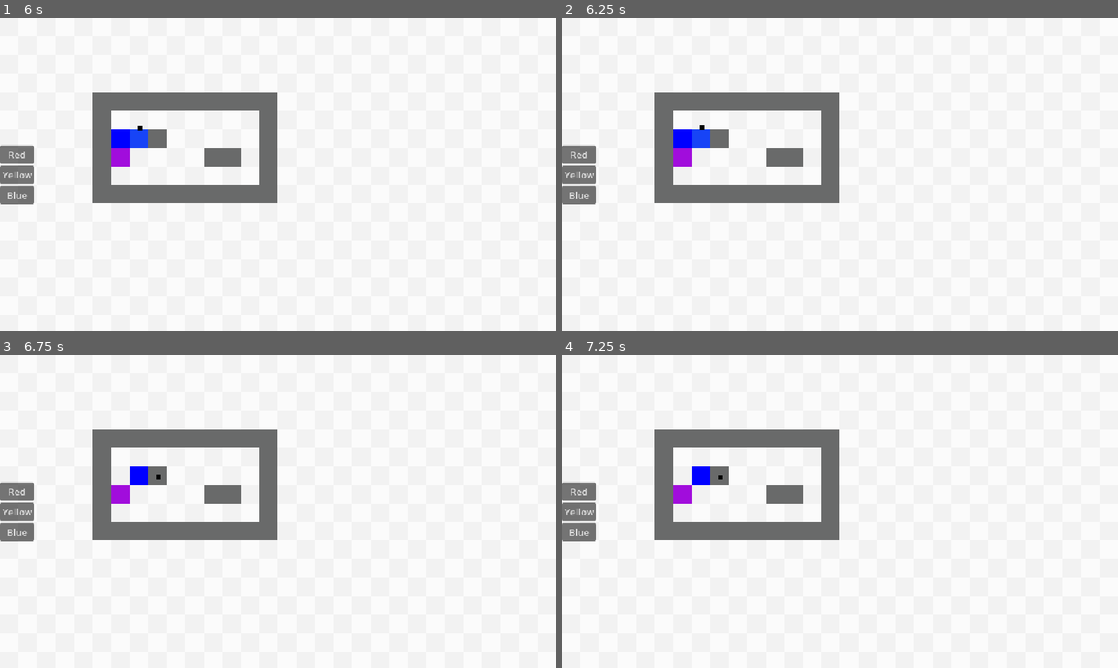
Above: before the commit, frames 1-4 (two rows, left to right).
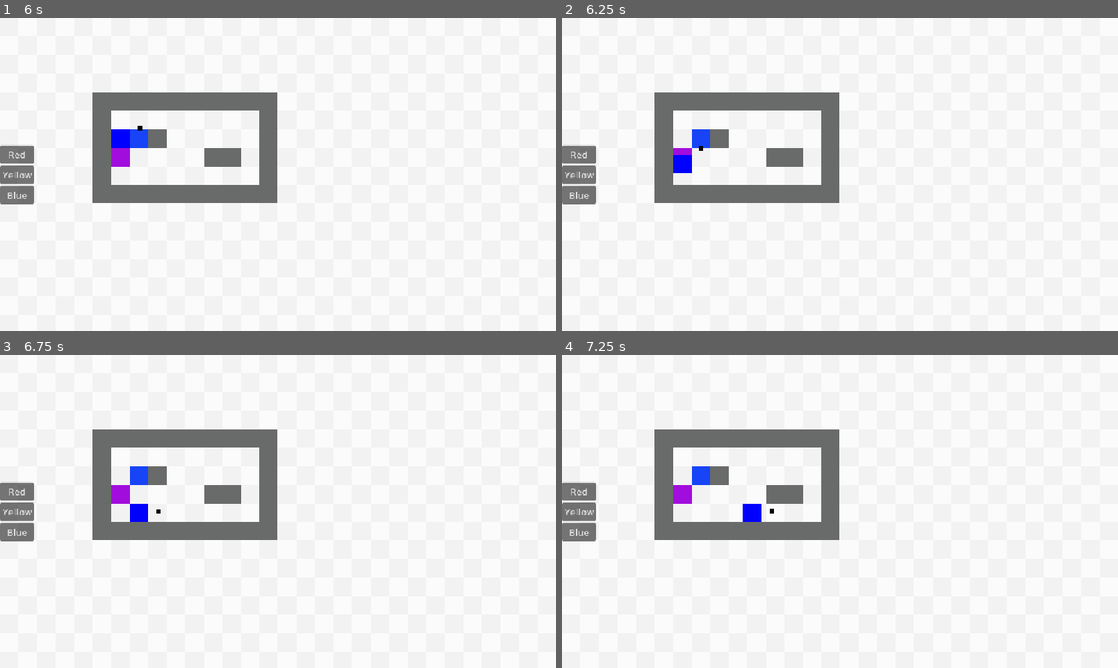
Above: after the commit, the same moments.

Repository: btoosey/Godot-Wild-Jam-99
Game: Godot game, scene res://scenes/main/main.tscn
Same seed, same stepped clock (60 frames per second), same inputs: the game is played once before the commit and once after it.
Inputs (mouse positions are in pixels of both pictures, inside the frame that each line leads up to):
- Up to frame 1 (6 s): click "Red" at 0.5 s; click "Yellow" at 1.25 s; click "Blue" at 2 s; tap Enter at 2.75, 4.25, 5.75 s; move the mouse to (250, 237) at 2.77 s; press the mouse at (250, 237) at 2.78 s; hold W (player_up) 2.78-4.28 s; tap Space (toggle_combine) at 3.5, 5, 5.1 s; move the mouse to (444, 221) at 3.52 s; release the mouse at (444, 221) at 3.53 s; right-click (444, 221) at 3.6 s; click (444, 221) at 3.8 s; move the mouse to (111, 127) at 4.27 s; press the mouse at (111, 127) at 4.28 s; hold A (player_left) 4.28-5.78 s; move the mouse to (305, 174) at 5.02 s; release the mouse at (305, 174) at 5.03 s; click (305, 174) at 5.3 s; move the mouse to (194, 96) at 5.77 s; hold S (player_down) from 5.78 s (still down); hold Q (undo) from 5.78 s (still down)
- Up to frame 2 (6.25 s): keep holding S (player_down); keep holding Q (undo); click (756, 96) at 6.05 s
- Up to frame 3 (6.75 s): move the mouse to (400, 495) at 6.52 s; release S (player_down) at 6.53 s; release Q (undo) at 6.53 s; hold D (player_right) from 6.53 s (still down); click (400, 495) at 6.6 s
- Up to frame 4 (7.25 s): keep holding D (player_right)

Frame 1 is identical in both runs. In frame 2, 0.4% of the frame differs, in the area x 20-26%, y 34-50%; in frame 3, 0.4%; in frame 4, 0.4%.

Commit message:
FIX: player z_index and can walk on paint

Diff:
--- a/scenes/main/main.tscn
+++ b/scenes/main/main.tscn
@@ -91,12 +91,12 @@
 metadata/_edit_lock_ = true
 
 [node name="Player" parent="." unique_id=1106888986 instance=ExtResource("3_yyfjg")]
+z_index = 2
 position = Vector2(208, 208)
 
-[node name="GridMover" parent="Player" index="2" unique_id=1246385282 node_paths=PackedStringArray("ground", "walls", "paint")]
+[node name="GridMover" parent="Player" index="2" unique_id=1246385282 node_paths=PackedStringArray("ground", "walls")]
 ground = NodePath("../../Tilemaps/Ground")
 walls = NodePath("../../Tilemaps/Walls")
-paint = NodePath("../../Tilemaps/PaintRed")
 
 [node name="Paintbrush" parent="." unique_id=677155198 node_paths=PackedStringArray("player") instance=ExtResource("11_ouso4")]
 z_index = 2
--- a/scripts/components/player/grid_mover.gd
+++ b/scripts/components/player/grid_mover.gd
@@ -8,7 +8,6 @@
 @export var player: CharacterBody2D
 @export var ground: TileMapLayer
 @export var walls: TileMapLayer
-@export var paint: TileMapLayer
 
 @onready var movement_marker: Marker2D = $MovementMarker
 
@@ -76,7 +75,7 @@
 func _check_direction_clear(pos: Vector2) -> bool:
 	var target_tile := walls.local_to_map(walls.to_local(pos))
 	var target_tile_data: TileData = walls.get_cell_tile_data(target_tile)
-	if target_tile_data != null and target_tile_data.get_custom_data('walls') or paint.get_cell_tile_data(target_tile):
+	if target_tile_data != null and target_tile_data.get_custom_data('walls'):
 		return false
 	else:
 		return true
